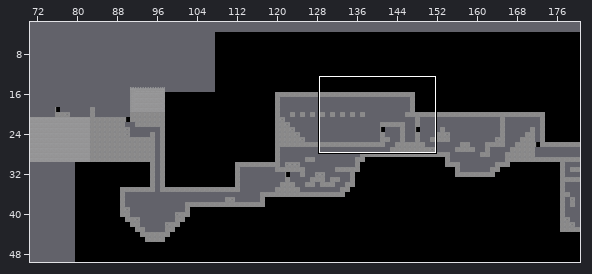
A Tiled map gets an edit: map/map05.tmx. Above, an overview of the earlier version with the close-up marked.
Close-up. As it was:
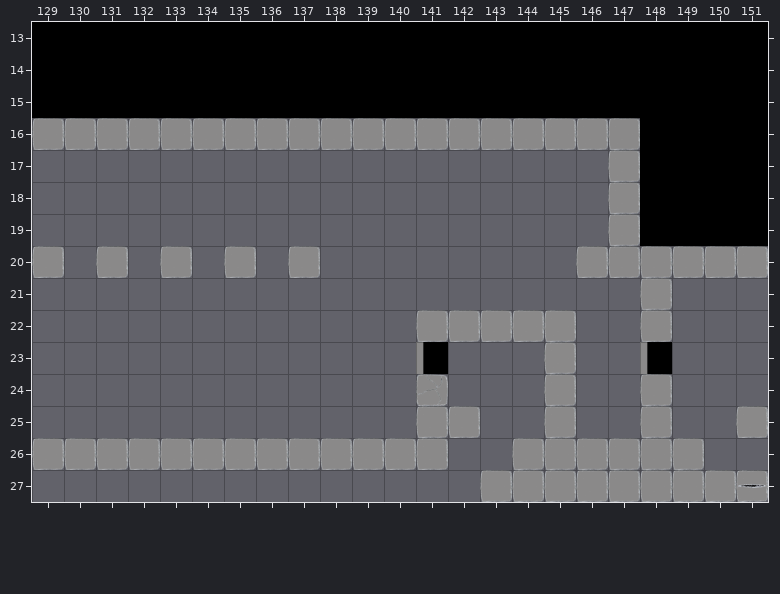
Cells are 70x70 px. Shown: x 129..151, y 13..27. The commit also changed other parts of the map, which this record leaves out.
After the commit:
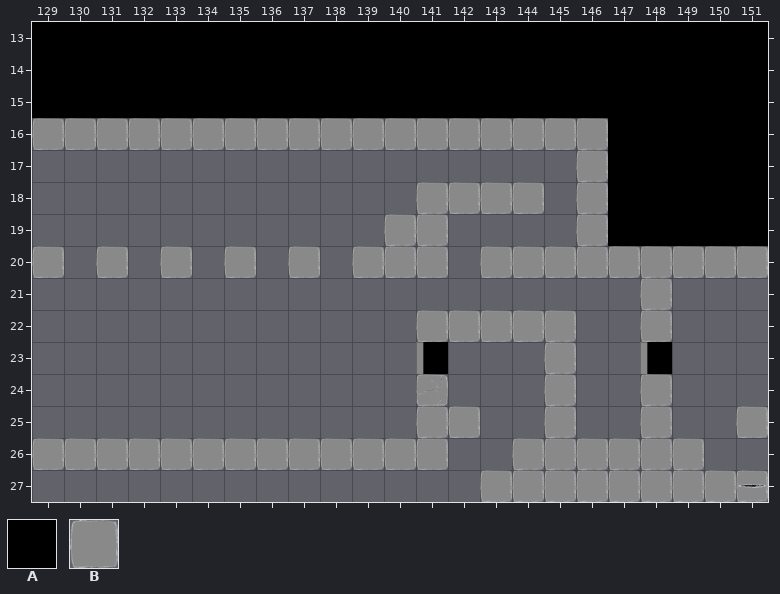
Key: from "blackwhite": A 1; from "blocks": B 4.
_ is an empty cell, . an unchanged one.
The edit:
--- layer "Tile Layer 1"
@@ x 139..147 @@
-16 ........B
-17 ......._B
-18 ..____._B
-19 .__...._B
-20 ___.___..
+16 ........A
+17 .......BA
+18 ..BBBB.BA
+19 .BB....BA
+20 BBB.BBB..
